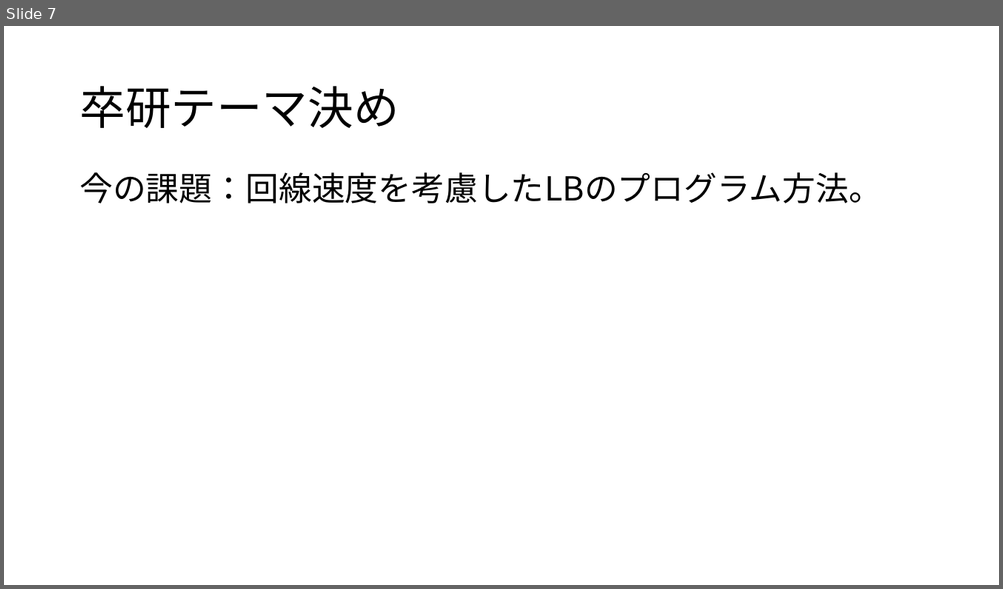
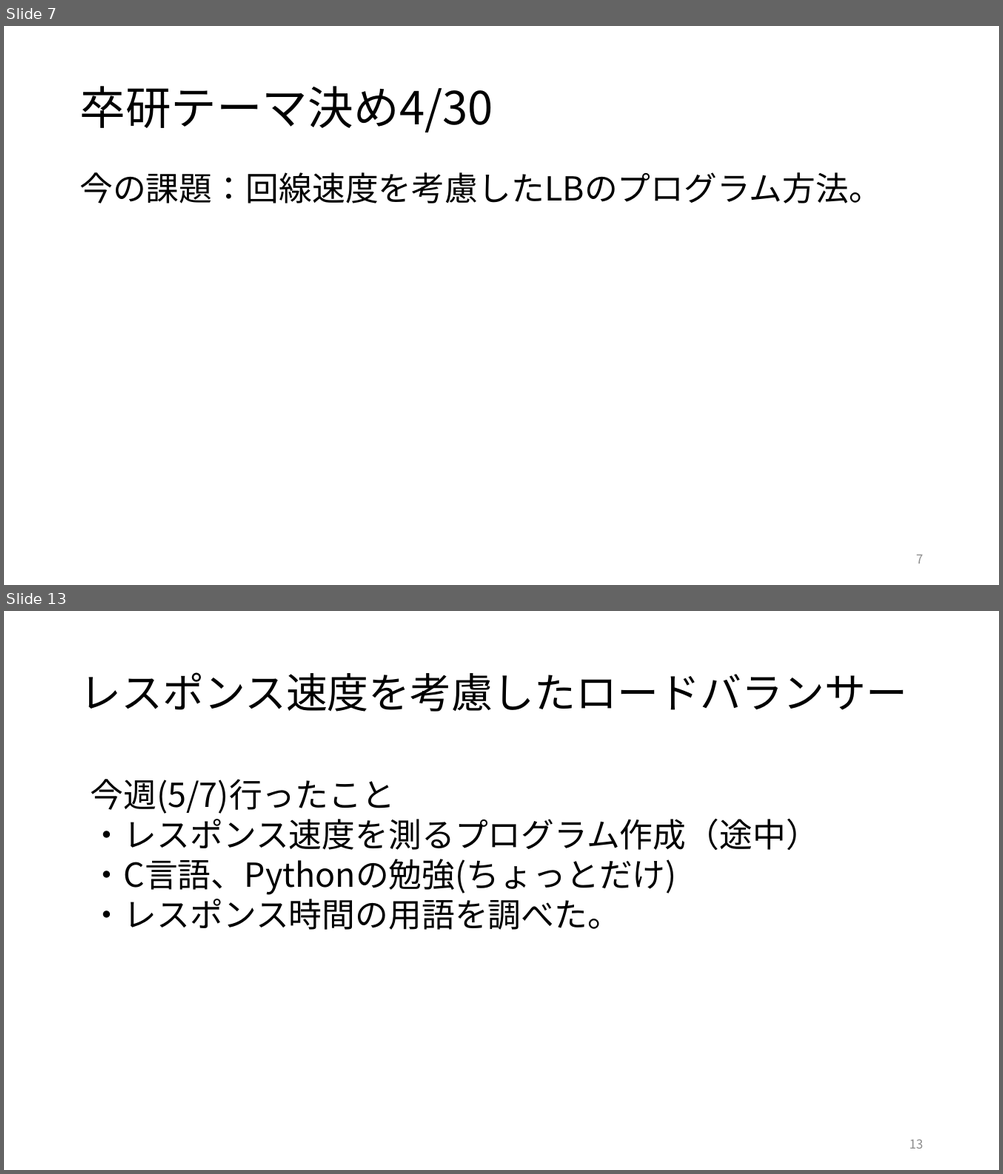
Before and after one commit to kait-takanolab/1821086_matsuo_thesis, a slide deck: 1821086_matsuo_sotsuken.pptx. Shown one above the other, each under a label of ours: slide 7 before the commit, slides 7 and 13 after it; the slides between them are not shown. The pictures are 1003x589 and 1003x1174 pixels, drawn with LibreOffice and Linux fonts; fonts in the diff are those of the drawing. Boxes give left, top, right and bottom in pixels: in the first picture for what was removed or moved away, otherwise in the second. Text is boxed around its words. In the diff, an @@ line names an element or a change of style, - is before the commit and + after.

```diff
--- a/1821086_matsuo_sotsuken.pptx
+++ b/1821086_matsuo_sotsuken.pptx
@@ slide 13 added at bbox=[4, 611, 999, 1170], background #FFFFFF @@
@@ title added at bbox=[79, 672, 907, 712], 40 pt, text #000000 @@
+レスポンス速度を考慮したロードバランサー
@@ text added at bbox=[91, 779, 819, 930], 32 pt, text #000000 @@
+今週(5/7)行ったこと
+・レスポンス速度を測るプログラム作成（途中）
+・C言語、Pythonの勉強(ちょっとだけ)
+・レスポンス時間の用語を調べた。
@@ page number added at bbox=[909, 1139, 923, 1149], 12 pt, text #8C8C8C @@
+13
@@ slide 7 changed as well @@
@@ title at bbox=[79, 86, 492, 133]: text changed @@
-卒研テーマ決め
+卒研テーマ決め4/30
@@ page number added at bbox=[916, 555, 922, 564], 12 pt, text #8C8C8C @@
+7
```
Also in this commit, not shown: 6 other slides changed, 5 other slides added.
